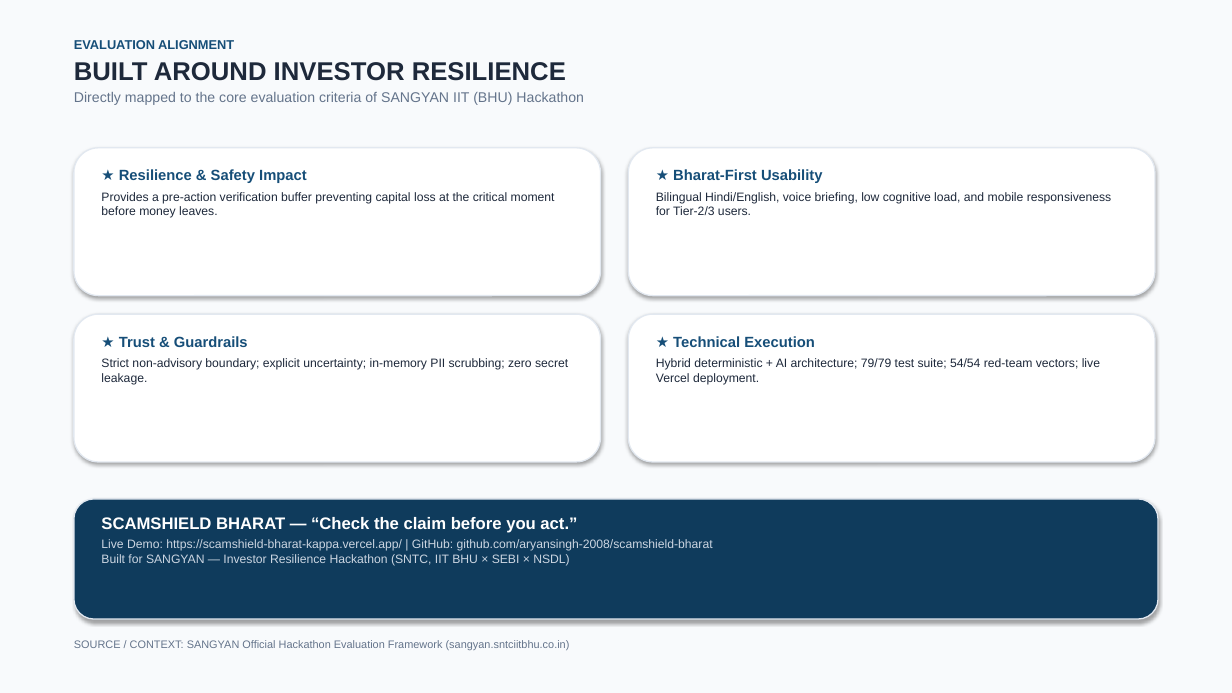
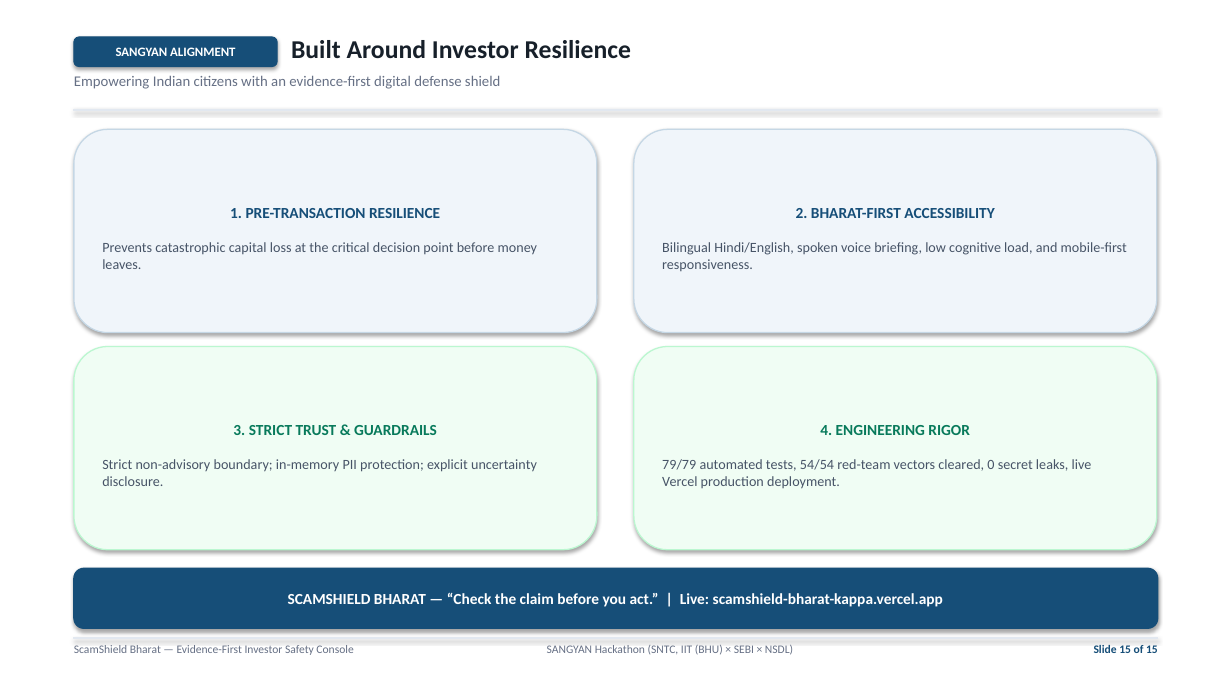
Before and after one commit to aryansingh-2008/scamshield-bharat, a slide deck: slide 15 of presentation/SCAMSHIELD-BHARAT-FINAL-SANGYAN-DECK.pptx. Drawn at 1232x693 pixels with LibreOffice and Linux fonts; fonts in the diff are those of the drawing. Boxes give left, top, right and bottom in pixels: in the first picture for what was removed or moved away, otherwise in the second. Text is boxed around its words. In the diff, an @@ line names an element or a change of style, - is before the commit and + after.

Commit message:
docs(presentation): redesign 15-slide SANGYAN judging deck with clean white background and institutional layout

```diff
--- a/presentation/SCAMSHIELD-BHARAT-FINAL-SANGYAN-DECK.pptx
+++ b/presentation/SCAMSHIELD-BHARAT-FINAL-SANGYAN-DECK.pptx
@@ rectangle removed at (0, 0, 1232, 693) @@
@@ rounded rectangle added at (74, 37, 277, 67), fill #164E78, outline #164E78 0.75 pt, 10 pt, text #FFFFFF, bold @@
+SANGYAN ALIGNMENT
@@ text at (291, 40, 632, 58): text changed; size 11 to 20 pt; font Arial to Calibri; text colour #64748B to #17202A; bold on @@
-EVALUATION ALIGNMENT
-BUILT AROUND INVESTOR RESILIENCE
-Directly mapped to the core evaluation criteria of SANGYAN IIT (BHU) Hackathon
+Built Around Investor Resilience
@@ text added at (74, 75, 500, 89), 11.5 pt, text #667085 @@
+Empowering Indian citizens with an evidence-first digital defense shield
@@ rectangle added at (74, 109, 1158, 110), fill #E2E8F0, outline #E2E8F0 0.75 pt @@
@@ rounded rectangle "1. PRE-TRANSACTION RESILIENCE" at (74, 129, 597, 333): vertical alignment top to middle; fill none to #F0F5FA; outline none to #C5D7E5 1 pt; shadow on @@
@@ rounded rectangle "1. PRE-TRANSACTION RESILIENCE": place and size @@
-rounded rectangle "1. PRE-TRANSACTION RESILIENCE" at (101, 169, 555, 218)
+rounded rectangle "1. PRE-TRANSACTION RESILIENCE" at (74, 129, 597, 333)
@@ rounded rectangle removed at (74, 148, 601, 296) @@
@@ rounded rectangle removed at (628, 148, 1155, 296) @@
@@ rounded rectangle "2. BHARAT-FIRST ACCESSIBILITY": place and size @@
-rounded rectangle "2. BHARAT-FIRST ACCESSIBILITY" at (656, 169, 1111, 215)
+rounded rectangle "2. BHARAT-FIRST ACCESSIBILITY" at (634, 129, 1157, 333)
@@ rounded rectangle "2. BHARAT-FIRST ACCESSIBILITY" at (634, 129, 1157, 333): vertical alignment top to middle; fill none to #F0F5FA; outline none to #C5D7E5 1 pt; shadow on @@
@@ text in rounded rectangle at (102, 208, 537, 269): text changed; size 9.5 to 11 pt; font Arial to Calibri; text colour #1E293B to #475467 @@
-★ Resilience & Safety Impact
-Provides a pre-action verification buffer preventing capital loss at the critical moment before money leaves.
+1. PRE-TRANSACTION RESILIENCE
+Prevents catastrophic capital loss at the critical decision point before money leaves.
@@ text in rounded rectangle at (662, 208, 1127, 271): text changed; size 9.5 to 11 pt; font Arial to Calibri; text colour #1E293B to #475467 @@
-★ Bharat-First Usability
-Bilingual Hindi/English, voice briefing, low cognitive load, and mobile responsiveness for Tier-2/3 users.
+2. BHARAT-FIRST ACCESSIBILITY
+Bilingual Hindi/English, spoken voice briefing, low cognitive load, and mobile-first responsiveness.
@@ rounded rectangle removed at (628, 314, 1155, 462) @@
@@ rounded rectangle "3. STRICT TRUST & GUARDRAILS": place and size @@
-rounded rectangle "3. STRICT TRUST & GUARDRAILS" at (74, 314, 601, 462)
+rounded rectangle "3. STRICT TRUST & GUARDRAILS" at (74, 347, 597, 550)
@@ rounded rectangle "3. STRICT TRUST & GUARDRAILS" at (74, 347, 597, 550): fill #FFFFFF to #F0FDF4; outline #E2E8F0 1 pt to #BBF7D0 1 pt @@
@@ text removed at (101, 336, 568, 385) @@
-★ Trust & Guardrails
-Strict non-advisory boundary; explicit uncertainty; in-memory PII scrubbing; zero secret leakage.
@@ rounded rectangle added at (634, 347, 1157, 550), fill #F0FDF4, outline #BBF7D0 1 pt, 11 pt, text #475467 @@
+4. ENGINEERING RIGOR
+79/79 automated tests, 54/54 red-team vectors cleared, 0 secret leaks, live Vercel production deployment.
@@ text removed at (656, 336, 1100, 385) @@
-★ Technical Execution
-Hybrid deterministic + AI architecture; 79/79 test suite; 54/54 red-team vectors; live Vercel deployment.
@@ text in rounded rectangle at (102, 425, 537, 486): text added @@
+3. STRICT TRUST & GUARDRAILS
+Strict non-advisory boundary; in-memory PII protection; explicit uncertainty disclosure.
@@ rounded rectangle removed at (74, 499, 1158, 619) @@
@@ rounded rectangle added at (74, 568, 1158, 628), fill #164E78, outline #164E78 1 pt, 12 pt, text #FFFFFF, bold @@
+SCAMSHIELD BHARAT — “Check the claim before you act.” | Live: scamshield-bharat-kappa.vercel.app
@@ text removed at (74, 640, 570, 650) @@
-SOURCE / CONTEXT: SANGYAN Official Hackathon Evaluation Framework (sangyan.sntciitbhu.co.in)
@@ rectangle added at (74, 638, 1158, 639), fill #E2E8F0, outline #E2E8F0 0.75 pt @@
@@ text added at (74, 645, 353, 655), 9 pt, text #667085 @@
+ScamShield Bharat — Evidence-First Investor Safety Console
@@ text at (547, 645, 793, 655): text changed; size 9.5 to 9 pt; font Arial to Calibri; text colour #CBD5E1 to #667085 @@
-SCAMSHIELD BHARAT — “Check the claim before you act.”
-Live Demo: https://scamshield-bharat-kappa.vercel.app/ | GitHub: github.com/aryansingh-2008/scamshield-bharat
-Built for SANGYAN — Investor Resilience Hackathon (SNTC, IIT BHU × SEBI × NSDL)
+SANGYAN Hackathon (SNTC, IIT (BHU) × SEBI × NSDL)
@@ text added at (1094, 645, 1158, 653), 9 pt, text #164E78, bold @@
+Slide 15 of 15
```
Also in this commit, not shown: 4 other slides changed, 10 slides added, 10 slides removed, 2 other files.
